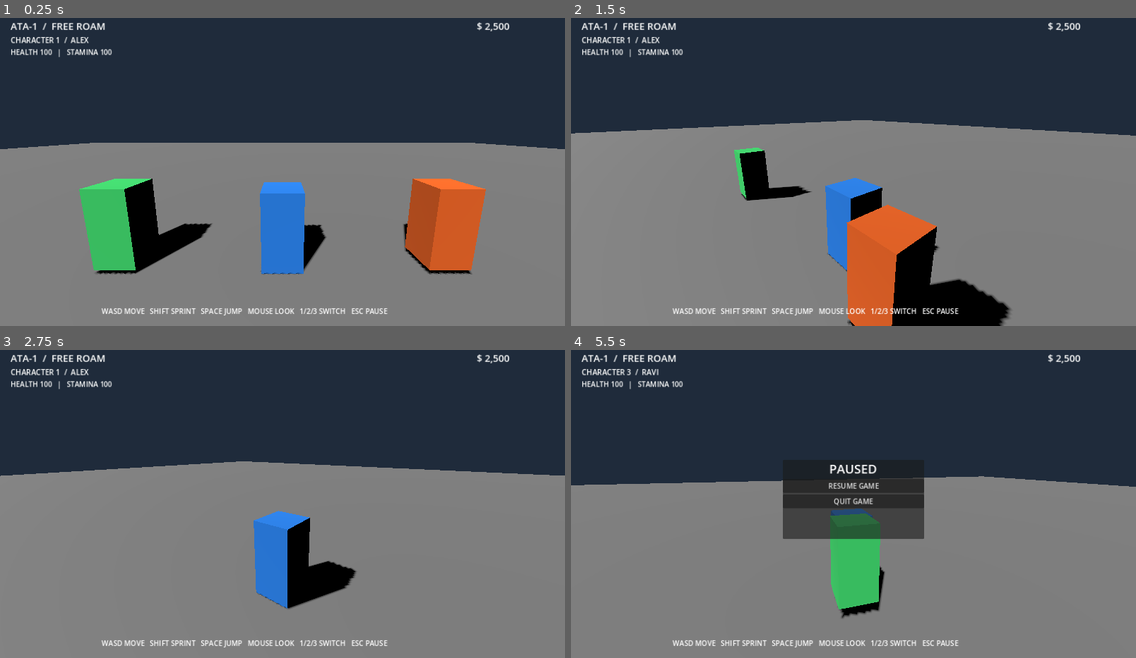
Above: before the commit, frames 1-4 (two rows, left to right).
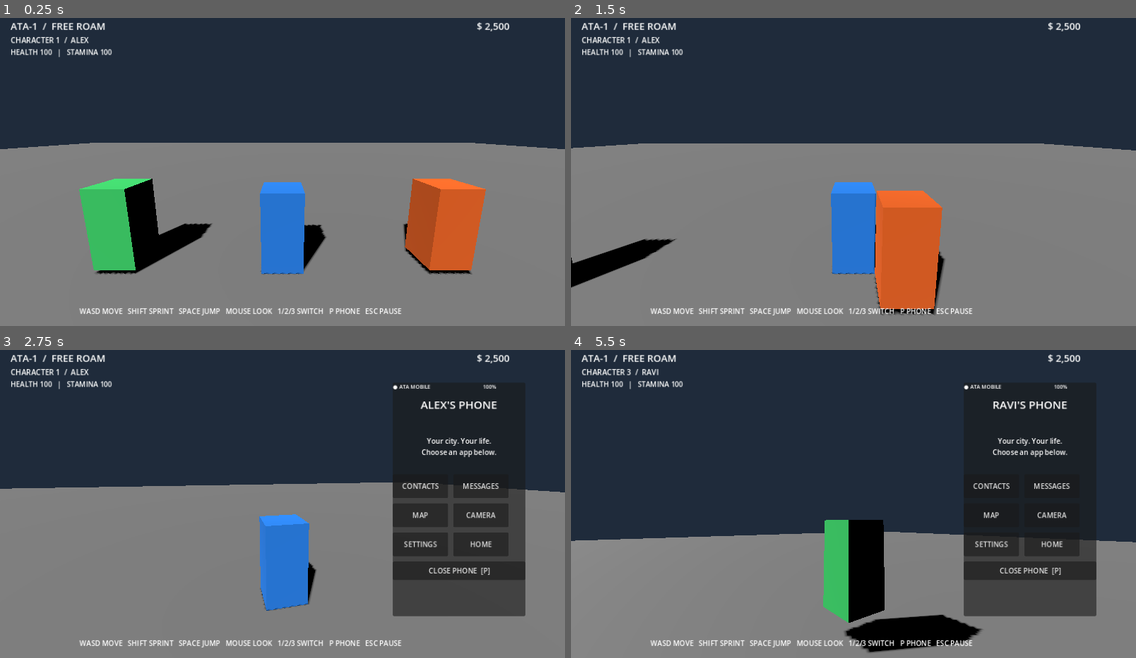
Above: after the commit, the same moments.

Repository: anirudhadebbarma031214-commits/ATA-1
Game: Godot game, scene res://scenes/main.tscn
Two runs of this game, one before a commit and one after it. Both use one fixed random seed, a clock stepped at 60 frames per second and the inputs below.
Inputs (mouse positions are in pixels of both pictures, inside the frame that each line leads up to):
- Up to frame 1 (0.25 s): no input
- Up to frame 2 (1.5 s): tap Enter at 0.5 s; move the mouse to (977, 150) at 0.52 s; hold D 0.53-1.28 s; tap P at 0.6, 1.35 s; click (977, 150) at 0.67 s; tap Space at 0.77 s; move the mouse to (825, 168) at 1.27 s; hold W from 1.28 s (still down)
- Up to frame 3 (2.75 s): keep holding W; tap Space at 1.52 s; move the mouse to (293, 494) at 2.02 s; tap 1 at 2.1 s; tap P at 2.3 s
- Up to frame 4 (5.5 s): release W at 2.75 s; click (989, 485) at 2.75 s, where only the run after the commit has a clickable "CONTACTS"; tap Space at 3.5, 3.77, 4.52, 5.27 s; move the mouse to (847, 504) at 3.52 s; hold W 3.53-5.03 s; tap 3 at 3.6 s; tap P at 3.8, 4.55, 5.3 s; move the mouse to (893, 504) at 4.27 s; tap 0 at 4.35 s; tap Escape at 4.9 s; move the mouse to (684, 451) at 5.02 s; hold A from 5.03 s (still down); tap Shift at 5.1 s; click (684, 451) at 5.17 s

The runs differ from the first frame. In frame 1, 0.6% of the frame differs, in the area x 14-71%, y 94-97%; in frame 2, 15%; in frame 3, 19%; in frame 4, 28%, in the area x 0-100%, y 11-99%.

Commit message:
Add in-game smartphone UI for all protagonists

Diff:
--- a/scripts/hud.gd
+++ b/scripts/hud.gd
@@ -1,7 +1,13 @@
 extends CanvasLayer
 
 var panel: PanelContainer
+var phone_panel: PanelContainer
 var character_label: Label
+var phone_title: Label
+var phone_content: Label
+var phone_home: GridContainer
+var phone_open := false
+var active_app := "HOME"
 
 func _ready() -> void:
 	var info := VBoxContainer.new()
@@ -23,9 +29,13 @@
 	money.add_theme_font_size_override("font_size", 22)
 	add_child(money)
 	var hints := Label.new()
-	hints.text = "WASD MOVE   SHIFT SPRINT   SPACE JUMP   MOUSE LOOK   1/2/3 SWITCH   ESC PAUSE"
-	hints.position = Vector2(230, 675)
+	hints.text = "WASD MOVE   SHIFT SPRINT   SPACE JUMP   MOUSE LOOK   1/2/3 SWITCH   P PHONE   ESC PAUSE"
+	hints.position = Vector2(180, 675)
 	add_child(hints)
+	_build_pause_menu()
+	_build_phone()
+
+func _build_pause_menu() -> void:
 	panel = PanelContainer.new()
 	panel.set_anchors_and_offsets_preset(Control.PRESET_CENTER)
 	panel.position = Vector2(-160, -90)
@@ -48,16 +58,120 @@
 	quit_button.pressed.connect(_quit_game)
 	menu.add_child(quit_button)
 
+func _build_phone() -> void:
+	phone_panel = PanelContainer.new()
+	phone_panel.set_anchors_and_offsets_preset(Control.PRESET_CENTER)
+	phone_panel.position = Vector2(250, -265)
+	phone_panel.custom_minimum_size = Vector2(300, 530)
+	phone_panel.visible = false
+	phone_panel.process_mode = Node.PROCESS_MODE_ALWAYS
+	add_child(phone_panel)
+
+	var shell := VBoxContainer.new()
+	shell.add_theme_constant_override("separation", 12)
+	phone_panel.add_child(shell)
+
+	var status := Label.new()
+	status.text = "● ATA MOBILE                                      100%"
+	status.add_theme_font_size_override("font_size", 12)
+	shell.add_child(status)
+
+	phone_title = Label.new()
+	phone_title.text = "ATA PHONE"
+	phone_title.horizontal_alignment = HORIZONTAL_ALIGNMENT_CENTER
+	phone_title.add_theme_font_size_override("font_size", 25)
+	shell.add_child(phone_title)
+
+	var divider := HSeparator.new()
+	shell.add_child(divider)
+
+	phone_content = Label.new()
+	phone_content.text = "Welcome to ATA Mobile."
+	phone_content.horizontal_alignment = HORIZONTAL_ALIGNMENT_CENTER
+	phone_content.vertical_alignment = VERTICAL_ALIGNMENT_CENTER
+	phone_content.custom_minimum_size = Vector2(260, 100)
+	phone_content.autowrap_mode = TextServer.AUTOWRAP_WORD_SMART
+	shell.add_child(phone_content)
+
+	phone_home = GridContainer.new()
+	phone_home.columns = 2
+	phone_home.add_theme_constant_override("h_separation", 12)
+	phone_home.add_theme_constant_override("v_separation", 12)
+	shell.add_child(phone_home)
+	_add_phone_app("CONTACTS", "CONTACTS")
+	_add_phone_app("MESSAGES", "MESSAGES")
+	_add_phone_app("MAP", "MAP")
+	_add_phone_app("CAMERA", "CAMERA")
+	_add_phone_app("SETTINGS", "SETTINGS")
+	_add_phone_app("HOME", "HOME")
+
+	var close_button := Button.new()
+	close_button.text = "CLOSE PHONE  [P]"
+	close_button.custom_minimum_size = Vector2(0, 42)
+	close_button.pressed.connect(_toggle_phone)
+	shell.add_child(close_button)
+
+func _add_phone_app(button_text: String, app_name: String) -> void:
+	var app_button := Button.new()
+	app_button.text = button_text
+	app_button.custom_minimum_size = Vector2(125, 54)
+	app_button.pressed.connect(_open_phone_app.bind(app_name))
+	phone_home.add_child(app_button)
+
 func _process(_delta: float) -> void:
 	for character in get_tree().get_nodes_in_group("playable_characters"):
 		if character.is_active:
 			character_label.text = "CHARACTER " + str(character.character_index) + "  /  " + character.character_name
+			if phone_open:
+				phone_title.text = character.character_name + "'S PHONE"
 			return
 
 func _unhandled_input(event: InputEvent) -> void:
-	if event is InputEventKey and event.pressed and event.keycode == KEY_ESCAPE and not event.echo:
-		_toggle_pause()
-		get_viewport().set_input_as_handled()
+	if event is InputEventKey and event.pressed and not event.echo:
+		if event.keycode == KEY_P:
+			_toggle_phone()
+			get_viewport().set_input_as_handled()
+		elif event.keycode == KEY_ESCAPE:
+			if phone_open:
+				_toggle_phone()
+			else:
+				_toggle_pause()
+			get_viewport().set_input_as_handled()
+
+func _toggle_phone() -> void:
+	phone_open = not phone_open
+	phone_panel.visible = phone_open
+	if phone_open:
+		active_app = "HOME"
+		_show_phone_home()
+		Input.mouse_mode = Input.MOUSE_MODE_VISIBLE
+	else:
+		if not get_tree().paused:
+			Input.mouse_mode = Input.MOUSE_MODE_CAPTURED
+
+func _show_phone_home() -> void:
+	phone_content.text = "Your city. Your life.\nChoose an app below."
+	phone_home.visible = true
+
+func _open_phone_app(app_name: String) -> void:
+	active_app = app_name
+	phone_title.text = app_name
+	phone_home.visible = false
+	match app_name:
+		"CONTACTS":
+			phone_content.text = "CONTACTS\n\nAlex\nMaya\nRavi\nMom\nDad\n\nCalling is not connected yet."
+		"MESSAGES":
+			phone_content.text = "MESSAGES\n\nNo new messages.\nMessaging will be connected later."
+		"MAP":
+			phone_content.text = "CITY MAP\n\nMap screen placeholder.\nThe open-world map will be added next."
+		"CAMERA":
+			phone_content.text = "CAMERA\n\nCamera app ready for a future screenshot feature."
+		"SETTINGS":
+			phone_content.text = "SETTINGS\n\nATA Mobile\nCharacter switching: 1 / 2 / 3\nPhone shortcut: P"
+		_:
+			_show_phone_home()
+	if app_name == "HOME":
+		_show_phone_home()
 
 func _toggle_pause() -> void:
 	var pausing := not get_tree().paused
